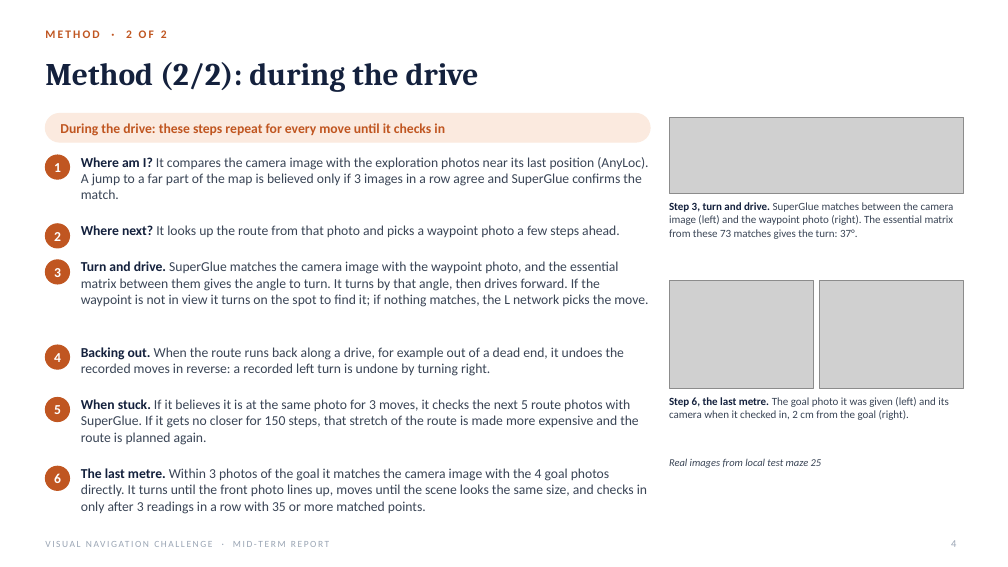
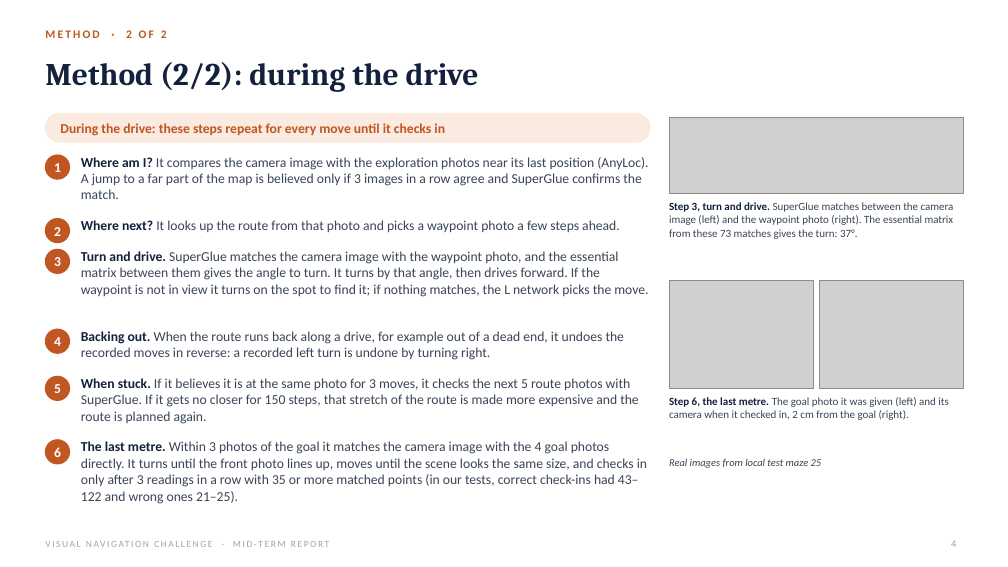
Before and after one commit to kartikparameshwaran/vis_nav_player_work, a slide deck: slide 4 of runs/Midterm_Report.pptx. Drawn at 1008x567 pixels with LibreOffice and Linux fonts; fonts in the diff are those of the drawing; grey boxes stand for pictures. Boxes give left, top, right and bottom in pixels: in the first picture for what was removed or moved away, otherwise in the second. Text is boxed around its words. In the diff, an @@ line names an element or a change of style, - is before the commit and + after.

```diff
--- a/runs/Midterm_Report.pptx
+++ b/runs/Midterm_Report.pptx
@@ 2 texts, 1 ellipse: place and size @@
-2 texts, 1 ellipse at <box>45,224,620,248</box>
+2 texts, 1 ellipse at <box>45,219,620,243</box>
@@ 2 texts, 1 ellipse: place and size @@
-2 texts, 1 ellipse at <box>45,260,648,307</box>
+2 texts, 1 ellipse at <box>45,250,648,297</box>
@@ 2 texts, 1 ellipse: place and size @@
-2 texts, 1 ellipse at <box>45,345,625,376</box>
+2 texts, 1 ellipse at <box>45,329,625,360</box>
@@ 2 texts, 1 ellipse: place and size @@
-2 texts, 1 ellipse at <box>45,398,638,445</box>
+2 texts, 1 ellipse at <box>45,377,638,424</box>
@@ text "6": place and size @@
-text "6" at <box>54,473,61,483</box>
+text "6" at <box>54,447,61,457</box>
@@ ellipse: place and size @@
-ellipse at <box>45,467,70,491</box>
+ellipse at <box>45,440,70,464</box>
@@ text at <box>81,441,647,504</box>: text changed @@
-The last metre. Within 3 photos of the goal it matches the camera image with the 4 goal photos directly. It turns until the front photo lines up, moves until the scene looks the same size, and checks in only after 3 readings in a row with 35 or more matched points.
+The last metre. Within 3 photos of the goal it matches the camera image with the 4 goal photos directly. It turns until the front photo lines up, moves until the scene looks the same size, and checks in only after 3 readings in a row with 35 or more matched points (in our tests, correct check-ins had 43–122 and wrong ones 21–25).
```
Also in this commit, not shown: 1 other slide changed.
